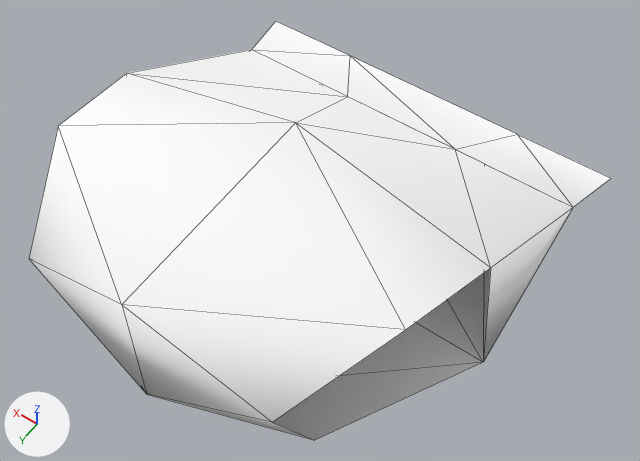
Before and after pictures for a commit that changed the glTF model public/3d/item/model__item__shop.ofs_1826_0/1826top000_c.gltf.
Both versions are drawn from a 50 mm camera at (-0.57, 0.762, 1.205) aimed at (-0.059, 0.046, 0.08). The lights are fixed; the arrows at lower left show +X, +Y and +Z. The older version comes first. Mesh edges are drawn as thin lines.

The first picture shows '1826top000_c'.
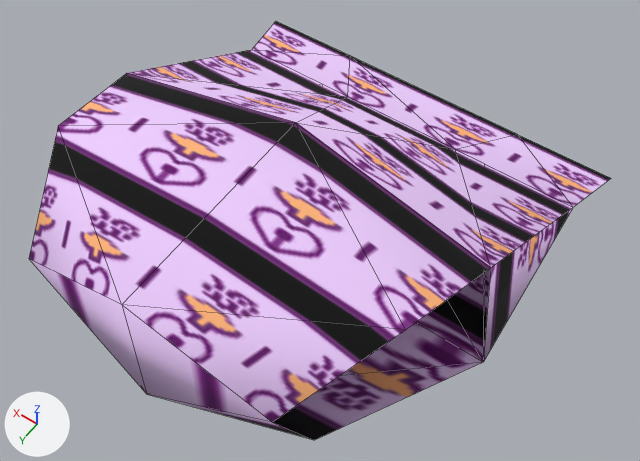
Location of each change, [x1, y1, x2, y2] in pixels of the pictures (640 x 461 px):
'1826top000_c', surface changed (white to purple): [29, 21, 611, 440] in both

Diff of the bpy script that builds the scene:
```diff
--- a/public/3d/item/model__item__shop.ofs_1826_0/1826top000_c.gltf.py
+++ b/public/3d/item/model__item__shop.ofs_1826_0/1826top000_c.gltf.py
@@ img_c01_cloth_u @@
+img_c01_cloth_u = load_image('c01_cloth_u', '_unpacked/c01_cloth_u', 32, 64, 'sRGB')
@@ mat_c01_cloth_u @@
 mat_c01_cloth_u = principled_material('c01_cloth_u')
-mat_c01_cloth_u.base_color = (1.0, 1.0, 1.0)  # white #ffffff
+mat_c01_cloth_u.texture = img_c01_cloth_u
 mat_c01_cloth_u.roughness = 1.0
```
